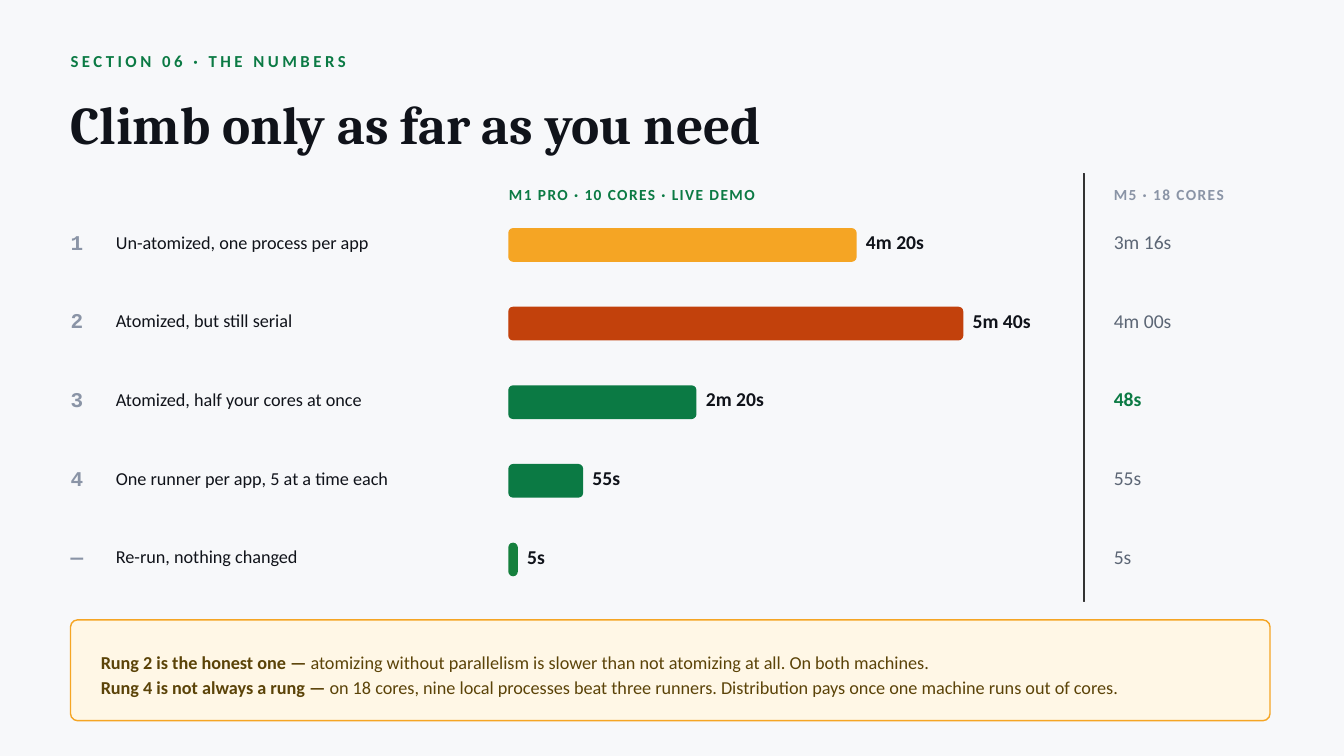
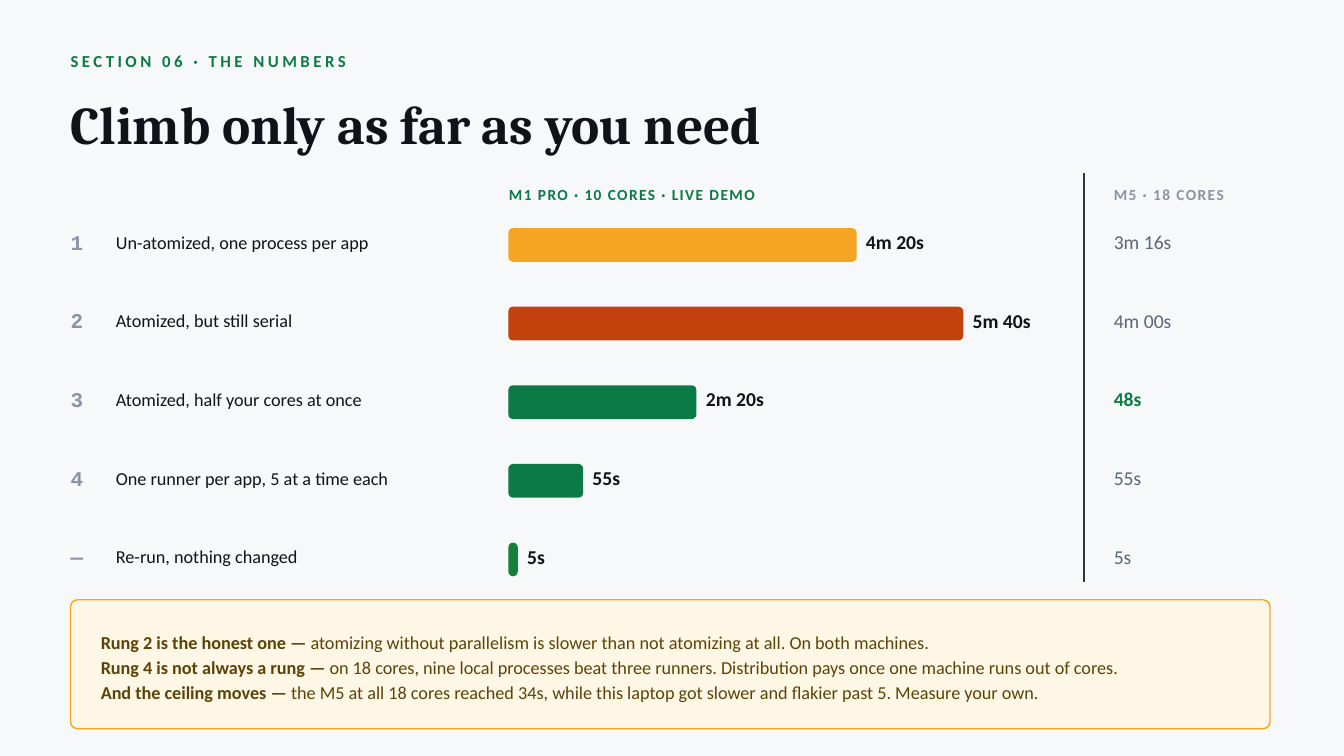
Before and after one commit to radzivil/nx-scaling-e2e-tests-with-atomizer, a slide deck: slide 19 of talk/Scaling-E2E-Tests-with-Nx.pptx. Drawn at 1344x756 pixels with LibreOffice and Linux fonts; fonts in the diff are those of the drawing. Boxes give left, top, right and bottom in pixels: in the first picture for what was removed or moved away, otherwise in the second. Text is boxed around its words. In the diff, an @@ line names an element or a change of style, - is before the commit and + after.

Commit message:
Record the all-cores M5 run, and stop overclaiming the ceiling
--parallel=18 on the 18-core M5 took the same 30 targets to 34s, against 48s at
9. The same move on the 10-core M1 cost speed and reliability, so the gotcha as
written was wrong: it is not that more parallel never helps, it is that the
ceiling is machine-specific.

Retitled to "Parallelism has a ceiling — find yours" and carrying both
measurements, since one alone misleads. Half your cores stays the default: safe
everywhere, optimal nowhere.

```diff
--- a/talk/Scaling-E2E-Tests-with-Nx.pptx
+++ b/talk/Scaling-E2E-Tests-with-Nx.pptx
@@ rectangle: place and size @@
-rectangle at [1084,173,1085,602]
+rectangle at [1084,173,1085,582]
@@ rounded rectangle: place and size @@
-rounded rectangle at [71,620,1270,721]
+rounded rectangle at [71,600,1270,729]
@@ rounded rectangle at [71,600,1270,729]: proportions changed @@
@@ text "Rung 2 is the honest ...": place and size @@
-text "Rung 2 is the honest ..." at [101,656,1118,697]
+text "Rung 2 is the honest ..." at [101,636,1118,702]
@@ text at [101,686,1039,702]: paragraph added @@
+And the ceiling moves — the M5 at all 18 cores reached 34s, while this laptop got slower and flakier past 5. Measure your own.
```
Also in this commit, not shown: 1 other slide changed, 4 other files.
